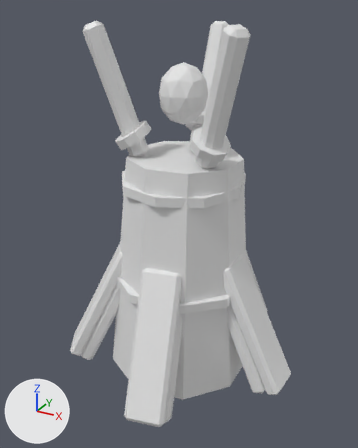
One commit to the OBJ model assets/variants/stow_perch_remodel2_a.obj: the scene before it, then after it.
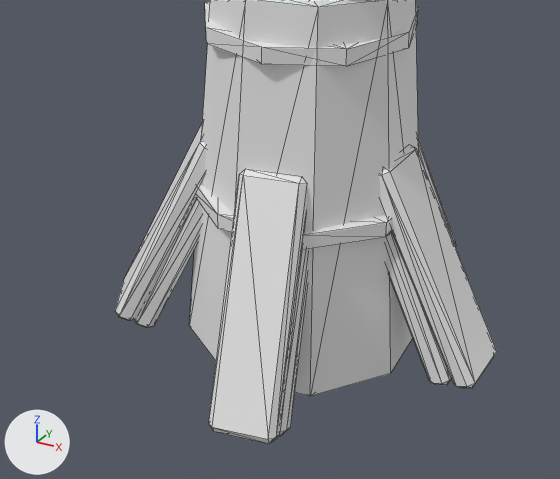
Each version is shown whole from a 50 mm lens placed at (0.861, -1.591, 1.313), pointed at (0.01, -0.043, 0.539), then close up on the part from 1% to 92% of the width and 38% to 100% of the height. Lighting does not change. The marker at lower left points along +X, +Y and +Z. The older version's two pictures come first. The close-ups show mesh edges as thin lines. Where no turn or scale is listed for an object, it has been applied to the vertices.

Names of what the first close-up shows: 'stow_perch_remodel2_a'.
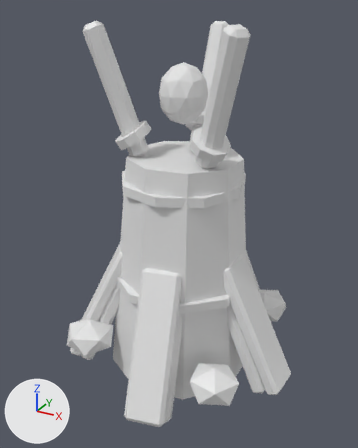
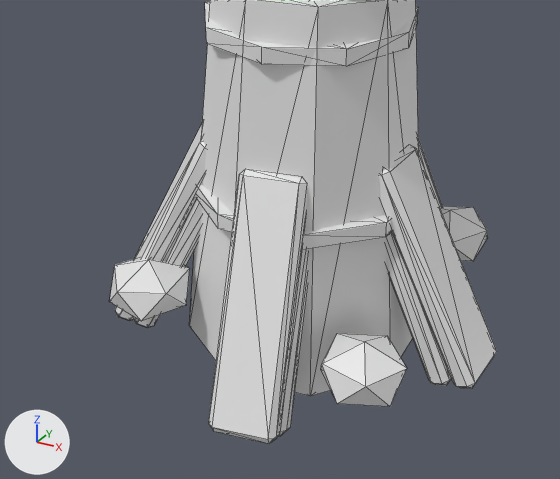
Where the change shows, as pixel boxes [x1, y1, x2, y2] in the close-ups (560 x 479 px):
'stow_perch_remodel2_a', reshaped: before [115, 0, 497, 444]; after [109, 0, 497, 444]
part 1 of me_stow_perch_remodel2_a, added: after [109, 257, 190, 321]
part 2 of me_stow_perch_remodel2_a, added: after [321, 333, 407, 406]
part 3 of me_stow_perch_remodel2_a, added: after [440, 206, 488, 261]

Patch to the scene script:
```diff
--- a/assets/variants/stow_perch_remodel2_a.obj.py
+++ b/assets/variants/stow_perch_remodel2_a.obj.py
@@ mat_stone @@
+mat_stone = principled_material('stone')
+mat_stone.base_color = (0.8, 0.8, 0.8)  # white #e7e7e7
+mat_stone.roughness = 0.4
@@ me_stow_perch_remodel2_a @@
 # used by ob_stow_perch_remodel2_a; location = (0.0, 0.0, 0.0)
-me_stow_perch_remodel2_a.from_pydata(...)  # 462 vertices, 844 faces; spans x -0.449..0.491, y -0.491..0.461, z -0.104..1.268
+me_stow_perch_remodel2_a.from_pydata(...)  # 510 vertices, 924 faces; spans x -0.449..0.491, y -0.491..0.461, z -0.104..1.268
+# me_stow_perch_remodel2_a part 1
+# 12 vertices are added at x -0.381..-0.187, y -0.372..-0.178, z -0.008..0.132
+# 20 new faces join them, mat_stone (white #e7e7e7)
+# me_stow_perch_remodel2_a part 2
+# 12 vertices are added at x 0.193..0.378, y -0.372..-0.195, z -0.015..0.125
+# 20 new faces join them, mat_stone (white #e7e7e7)
+# me_stow_perch_remodel2_a part 3
+# 12 vertices are added at x 0.179..0.372, y 0.191..0.379, z -0.003..0.136
+# 20 new faces join them, mat_stone (white #e7e7e7)
+# other edits to the shape of me_stow_perch_remodel2_a do not show in these pictures
 me_stow_perch_remodel2_a.materials.append(mat_wood)
@@ me_stow_perch_remodel2_a @@
 me_stow_perch_remodel2_a.materials.append(mat_core)
+me_stow_perch_remodel2_a.materials.append(mat_stone)  # white #e7e7e7
```
